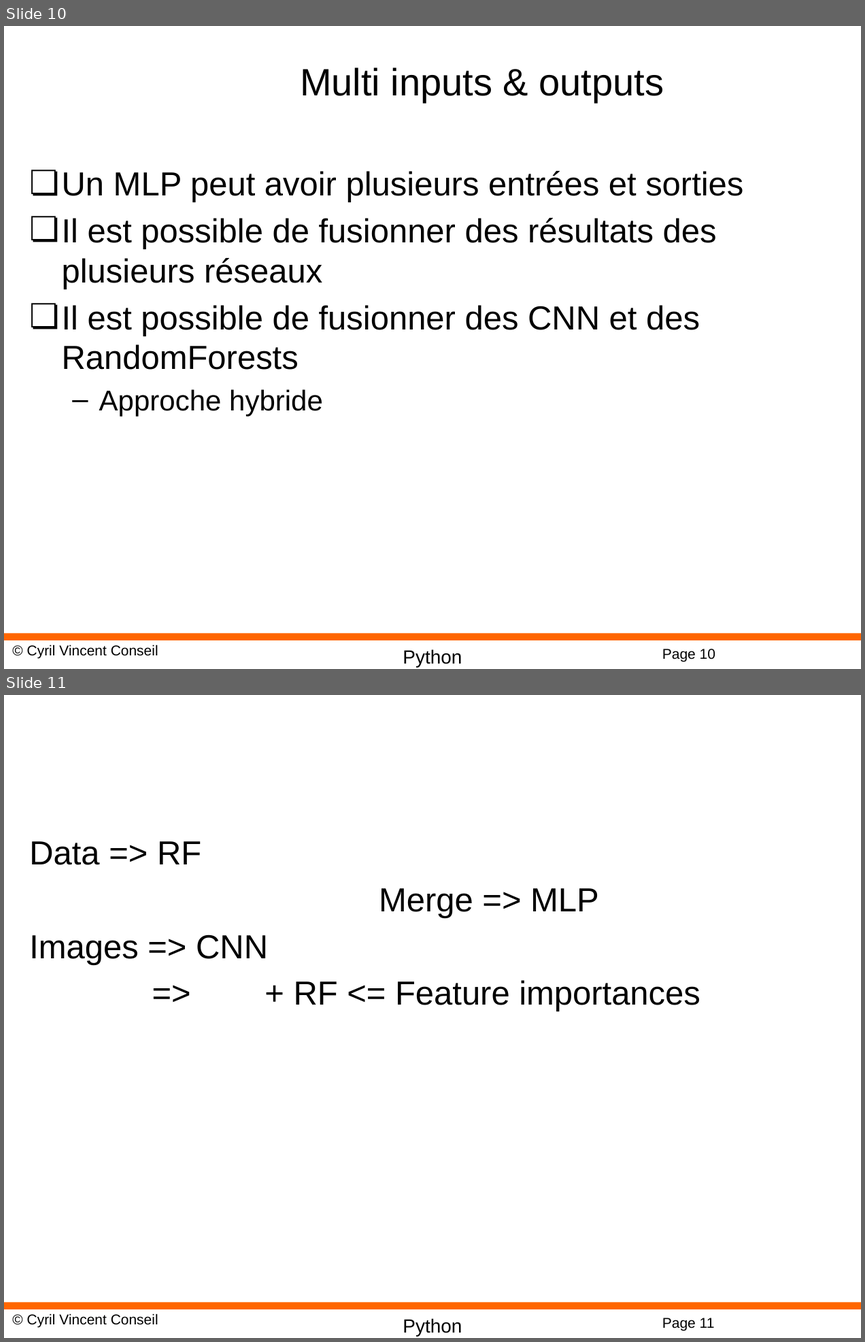
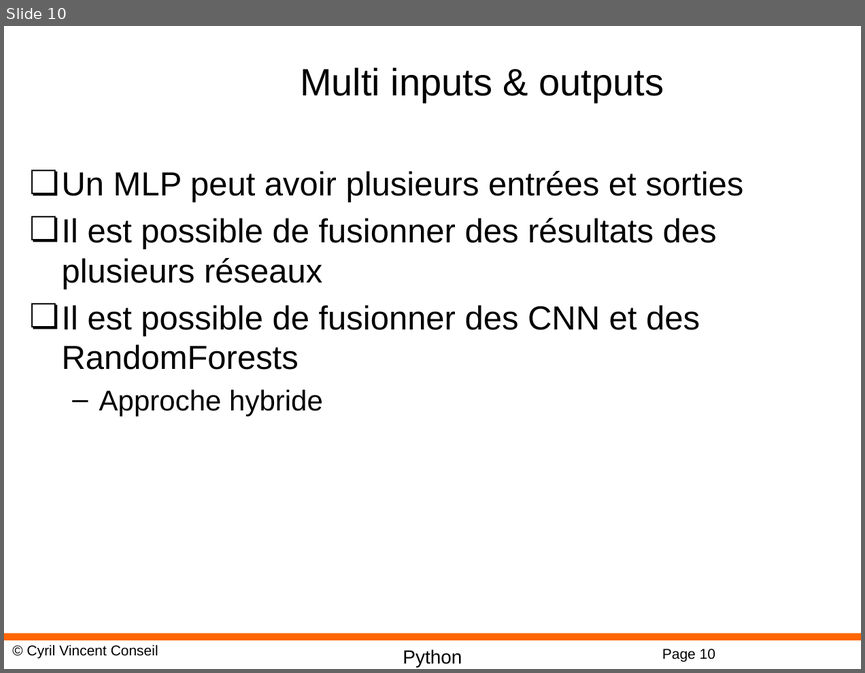
Before and after one commit to cyrilvincent/DL, a slide deck: PPT/DeepLearning14-Hybrid.pptx. Shown one above the other, each under a label of ours: slides 10 and 11 before the commit, slide 10 after it. The pictures are 865x1342 and 865x673 pixels, drawn with LibreOffice and Linux fonts; fonts in the diff are those of the drawing; background and template pictures are left out. Boxes give left, top, right and bottom in pixels: in the first picture for what was removed or moved away, otherwise in the second. Text is boxed around its words. In the diff, an @@ line names an element or a change of style, - is before the commit and + after.

```diff
--- a/PPT/DeepLearning14-Hybrid.pptx
+++ b/PPT/DeepLearning14-Hybrid.pptx
@@ slide 11 removed at (4, 695, 861, 1338), background #FFFFFF; not listed: 4 template elements that a slide beside it also shows @@
@@ text removed at (29, 841, 700, 1012) @@
-Data => RF
-            Merge => MLP
-Images => CNN
-=> + RF <= Feature importances
```
Also in this commit, not shown: 9 other files.
